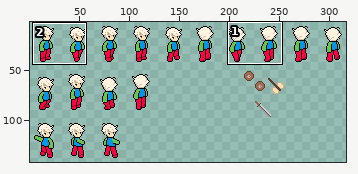
A sprite sheet gets an edit: assets/beasts/player.png. Above: a wide view before the commit, with the close-up outlined.
Close-up. Before the edit:
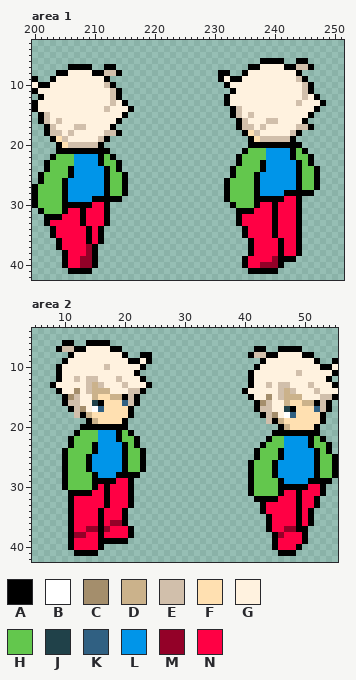
The file is 320x192 pixels. Shown: area 1: x 200..251, y 3..42; area 2: x 5..55, y 4..42. The wide view leaves out empty margins. The commit also changed other parts of the picture, which this record leaves out.
Palette (. is transparent): A #000000  B #ffffff  C #a48e6c  D #cbb28b  E #d1bfab  F #ffe0b1  G #fff2df  H #63c74d  J #204149  K #306082  L #0095e9  M #930128  N #ff0044
Pixels before, area 1, first column x 200:
 6 ......................................AAAA..AA...
 7 ......AAAA..AA......................AAGGGGAAEEA..
 8 ....AAGGGGAAEEA................AA..AGGGGGGGGA....
 9 A..AGGGGGGGGA..................AGAAGGGGGGGGGEA...
10 GAAGGGGGGGGGEA..................AGGGGGGGGGGGGEA..
11 AGGGGGGGGGGGGEA..................AGGGGGGGGGGGEA..
12 .AGGGGGGGGGGGEA.................AGGGGGGGGGGGGEGA.
13 AGGGGGGGGGGGGEGA................AGGGGGGGGGGGEGGGA
14 AGGGGGGGGGGGEGGGA................AEGGGGGGGGGGGGA.
15 .AEGGGGGGGGGGGGA.................AEGEGGGGGGGGGA..
16 .AEGEGGGGGGGGGA...................AEGGGEEGGGGA...
17 ..AEGGGEEGGGGA....................AEEGEGGGGGEEA..
18 ..AEEGEGGGGGEEA....................AFEGGGGGEA....
19 ...AFEGGGGGEA.......................AFEEEEEA.....
20 ....AFEEEEEA........................AAAAAAAAA....
21 ....AAAAAAAAA......................AHHHLLLLAHA...
22 ...AHHHLLLLAHA....................AHHHHLLLLAHHA..
23 ..AHHHHLLLLAHHA...................AHHHALLLLLAHA..
24 ..AHHHALLLLLAHA..................AHHHHALLLLLAHHA.
25 .AHHHHALLLLLAHHA.................AHHHALLLLLLAHHA.
26 .AHHHALLLLLLAHHA................AHHHHALLLLLLAHHA.
27 AHHHHALLLLLLAHHA................AHHHHALLLLLLAHHA.
28 AHHHHALLLLLLAHHA................AHHHHALLLLAAAAA..
29 AHHHHALLLLAAAAA.................AHHHHAAAAANNA....
30 AHHHHAAAAANNA....................AHHHANNANNNA....
31 .AHHHANNANNNA.....................AAANNNANNNA....
32 ..AAANNNANNNA.....................ANNNNNANNNA....
33 ..ANNNNNANNNA.....................ANNNNNANNNA....
34 ...ANNNNNANA.......................ANNNNANNNA....
35 ...ANNNNNANA.......................ANNNNANNNA....
36 ....ANNNNANA........................ANNNNANNA....
37 ....ANNNNMA.........................ANNNNANNA....
38 .....ANNNMA.........................ANNNNANNA....
39 .....ANNMMA........................ANNNNMAAA.....
40 .....ANNMMA........................ANNMMMA.......
41 ......AAAA..........................AAAAA........
Pixels before, area 2, first column x 8:
 6 ..AA..AAAA......................................
 7 .AEEAAGGGGAA......................AA..AAAA......
 8 ...AGGGGGGGGA..AA................AEEAAGGGGAA....
 9 ..AGGGGGGGGGGAAGA..................AGGGGGGGGA..A
10 .AGGGGGGGEGGGGGA..................AGGGGGGGGGGAAG
11 .AGGGGGGGGGGGGA..................AGGGGGGGEGGGGGA
12 .AGGEGEEGGGEGGGA.................AGGGGGGGGGGGGA.
13 AGGGGGEDEGGGEGGGA................AGGEGEEGGGEGGGA
14 .AGGCGEDDDGGGEEA................AGGGGGEDEGGGEGGG
15 ..ACEGGDFFDDAEA..................AGGCGEDDDGGGEEA
16 ..AEEGGJAFFFKEA...................ACEGGDFFDDAEA.
17 ...AECGBKFFFFA....................AEEGGJAFFFKEA.
18 ....EADFFFFFFA.....................AECGBKFFFFA..
19 ......ADFFFFA.......................EADFFFFFFA..
20 .....AAAAAAAA.........................ADFFFFA...
21 ....AHHHLLLAHA.......................AAAAAAAA...
22 ...AHHHHLLLAHHA.....................AHHLLLLAHA..
23 ...AHHHALLLLAHA....................AHHHLLLLAHHA.
24 ..AHHHHALLLLAHHA..................AHHHALLLLLAHA.
25 ..AHHHALLLLLAHHA..................AHHHALLLLLAHHA
26 ..AHHHALLLLLAHHA.................AHHHALLLLLLAHHA
27 ..AHHHALLLLLAHHA.................AHHHALLLLLLAHHA
28 ..AHHHHALLLAAAA..................AHHHALLLLLLAHHA
29 ..AHHHHAAAANNA...................AHHHHALLLLAAAA.
30 ..AHHHHANANNNA...................AHHHHAAAAANNA..
31 ...AAAANNANNNA...................AHHHHANNANNNA..
32 ...ANNNNNANNNA....................AAAANNNANNA...
33 ...ANNNNNANNNA.....................ANNNNNANNA...
34 ...ANNNNANNNA......................ANNNNNANA....
35 ...ANNNNANNNA.......................ANNNNANA....
36 ...ANNNNANMMA.......................ANNNNANA....
37 ...ANNMMAMNNNA......................ANNMMAA.....
38 ...AMMNNANNNNA.......................AMNNNA.....
39 ...ANNNNAAAAA........................ANNNNA.....
40 ...ANNNNA............................ANNNA......
41 ....AAAA..............................AAA.......
The same view after the edit:
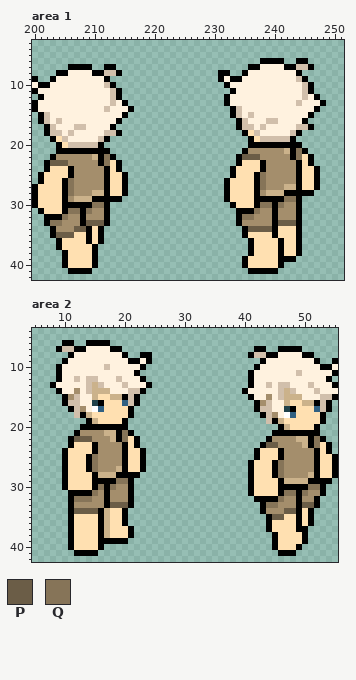
Colours new in this view: P #6b5d47  Q #867458
What changed:
Changed rows in their new state; - is an unchanged pixel.
Area 1:
first column x 201:
21 -----------------------------------CCCCCCD-Q--
22 ---CCCCCCD-Q----------------------PPPCCCCC-QF-
23 --PPPCCCCC-QF---------------------FFF-CCCCC-F-
24 --FFF-CCCCC-F--------------------FFFF-CCCCC-FF
25 -FFFF-CCCCC-FF-------------------FFF-QCCCCC-FF
26 -FFF-QCCCCC-FF------------------FFFF-QCCCCC-FF
27 FFFF-QCCCCC-FF------------------FFFF-QCCCDD-FF
28 FFFF-QCCCDD-FF------------------FFFF-CDDD-----
29 FFFF-CDDD-----------------------FFFF-----QQ---
30 FFFF-----QQ----------------------FFF-QQ-QCC---
31 -FFF-QQ-QCC-------------------------QCC-CCC---
32 ----QCC-CCC-----------------------QQCCC-CCC---
33 --QQCCC-PPP-----------------------CCCCC-PPP---
34 ---CCCPP-F-------------------------PPPP-FFF---
35 ---PPPFF-F-------------------------FFFF-FFF---
36 ----FFFF-F--------------------------FFFF-FF---
37 ----FFFFF---------------------------FFFF-FF---
38 -----FFFF---------------------------FFFF-FF---
39 -----FFFF--------------------------FFFFF------
40 -----FFFF--------------------------FFFFF------
Area 2:
first column x 11:
21 --CCCCDD-Q----------------------------------
22 -PPPCCCD-QF-----------------------CCCCDD-Q--
23 -FFF-CCCC-F----------------------PPCCCCD-QF-
24 FFFF-CCCC-FF--------------------FFF-CCCCC-F-
25 FFF-QCCCC-FF--------------------FFF-CCCCC-FF
26 FFF-QCCCC-FF-------------------FFF-QCCCCC-FF
27 FFF-QCCCD-FF-------------------FFF-QCCCCC-FF
28 FFFF-DDD-----------------------FFF-QCCCCD-FF
29 FFFF----QQ---------------------FFFF-DDDD----
30 FFFF-Q-QCC---------------------FFFF-----QQ--
31 ----QC-CCC---------------------FFFF-QQ-QCC--
32 -QQQCC-CCC-------------------------QCC-CC---
33 -CCCCC-PPP-----------------------QQCCC-PP---
34 -PPPP-DFF------------------------CCCPP-F----
35 -FFFF-DFF-------------------------PPFF-F----
36 -FFFF-DFF-------------------------FFFF-F----
37 -FFFF-DFFF------------------------FFFF------
38 -FFFF-DFFF-------------------------FFFF-----
39 -FFFF------------------------------FFFF-----
40 -FFFF------------------------------FFF------
